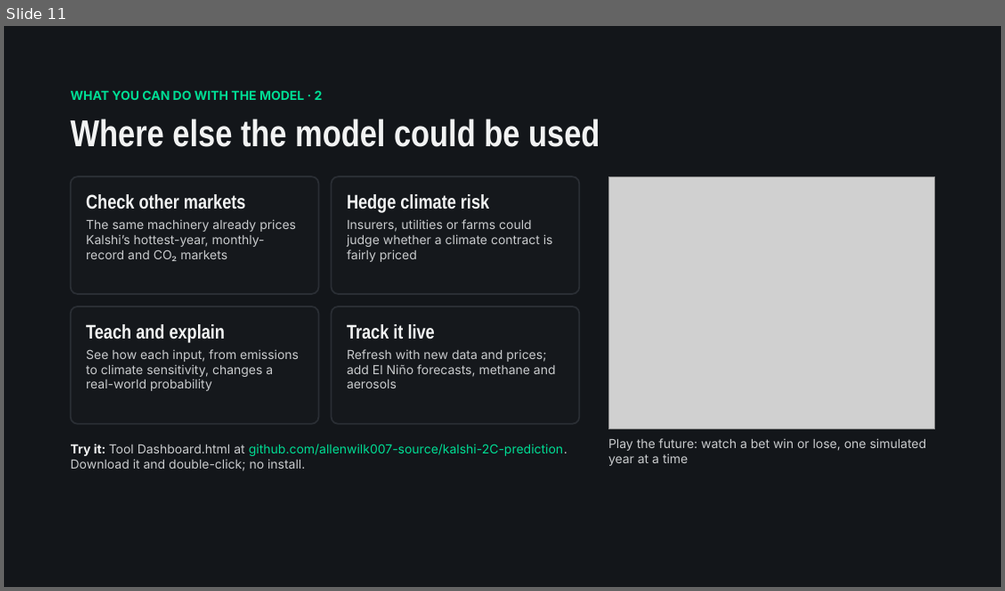
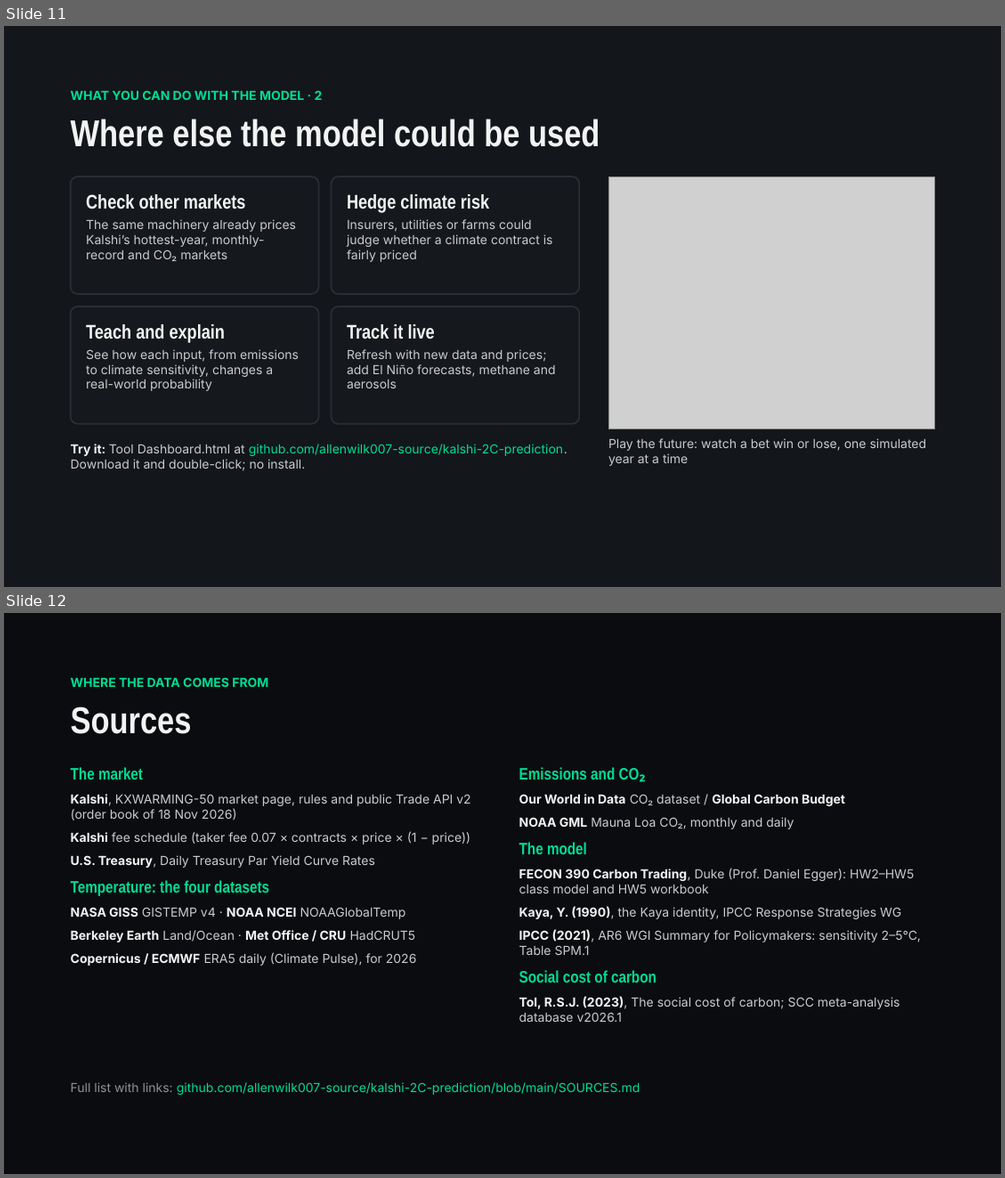
Before and after one commit to allenwilk007-source/kalshi-2C-prediction, a slide deck: deck_short/kalshi_2C_pitch_deck.pptx. Shown one above the other, each under a label of ours: slide 11 before the commit, slides 11 and 12 after it. The pictures are 1005x591 and 1005x1178 pixels, drawn with LibreOffice and Linux fonts; fonts in the diff are those of the drawing; grey boxes stand for pictures. Boxes give left, top, right and bottom in pixels: in the first picture for what was removed or moved away, otherwise in the second. Text is boxed around its words. In the diff, an @@ line names an element or a change of style, - is before the commit and + after.

```diff
--- a/deck_short/kalshi_2C_pitch_deck.pptx
+++ b/deck_short/kalshi_2C_pitch_deck.pptx
@@ slide 12 added at box(4, 613, 1001, 1174), background #0A0C0F @@
@@ text added at box(71, 677, 268, 687), 12 pt, text #00DD94, bold @@
+WHERE THE DATA COMES FROM
@@ text added at box(71, 706, 192, 734), 36 pt, text #F2F3F3, bold @@
+Sources
@@ text added at box(71, 767, 471, 965), 12 pt, text #C9CBCD @@
+The market
+Kalshi, KXWARMING-50 market page, rules and public Trade API v2 (order book of 18 Nov 2026)
+Kalshi fee schedule (taker fee 0.07 × contracts × price × (1 − price))
+U.S. Treasury, Daily Treasury Par Yield Curve Rates
+Temperature: the four datasets
+NASA GISS GISTEMP v4 · NOAA NCEI NOAAGlobalTemp
+Berkeley Earth Land/Ocean · Met Office / CRU HadCRUT5
+Copernicus / ECMWF ERA5 daily (Climate Pulse), for 2026
@@ text added at box(519, 767, 921, 1022), 12 pt, text #C9CBCD @@
+Emissions and CO₂
+Our World in Data CO₂ dataset / Global Carbon Budget
+NOAA GML Mauna Loa CO₂, monthly and daily
+The model
+FECON 390 Carbon Trading, Duke (Prof. Daniel Egger): HW2–HW5 class model and HW5 workbook
+Kaya, Y. (1990), the Kaya identity, IPCC Response Strategies WG
+IPCC (2021), AR6 WGI Summary for Policymakers: sensitivity 2–5°C, Table SPM.1
+Social cost of carbon
+Tol, R.S.J. (2023), The social cost of carbon; SCC meta-analysis database v2026.1
@@ text added at box(71, 1082, 640, 1094), 12 pt, text #00DD94 @@
+Full list with links: github.com/allenwilk007-source/kalshi-2C-prediction/blob/main/SOURCES.md
```
Also in this commit, not shown: 7 other files.
